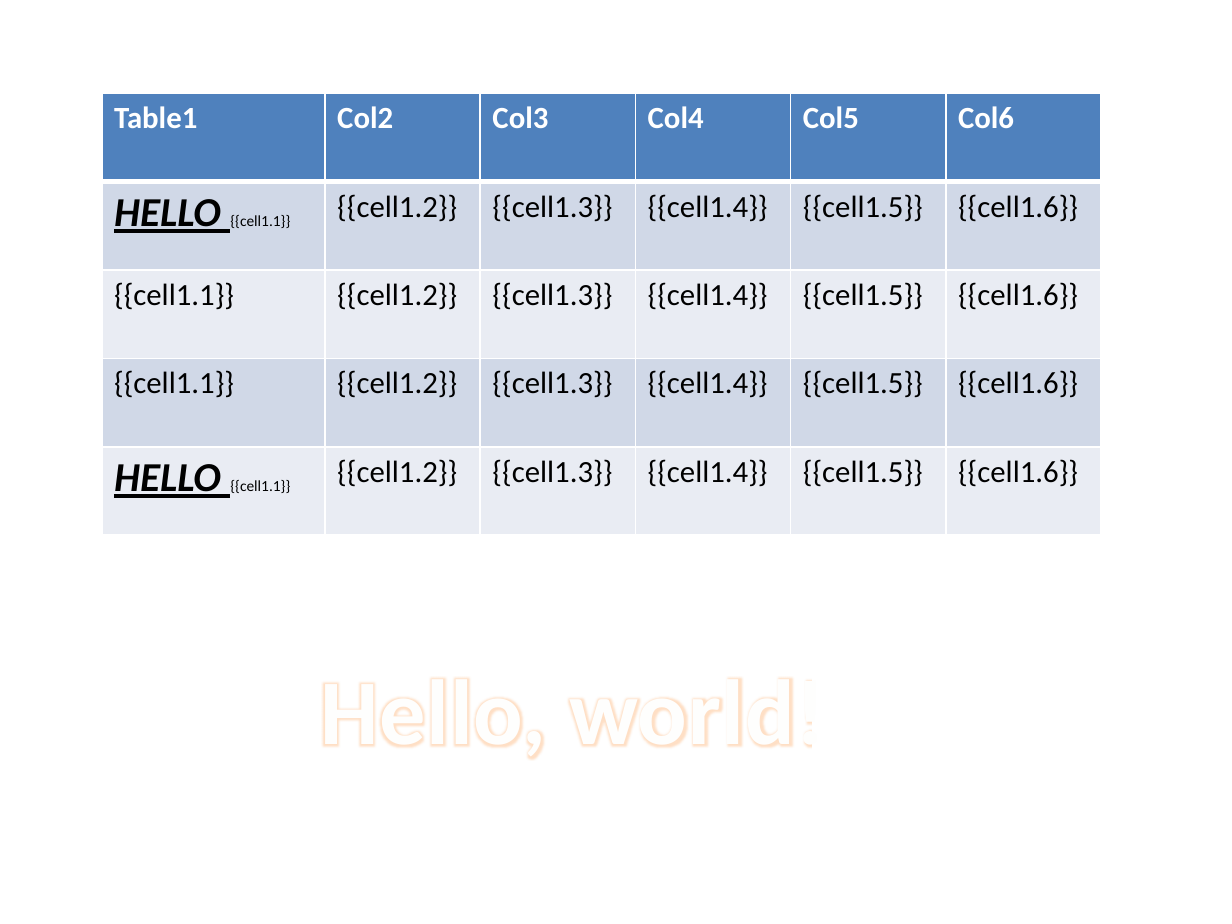
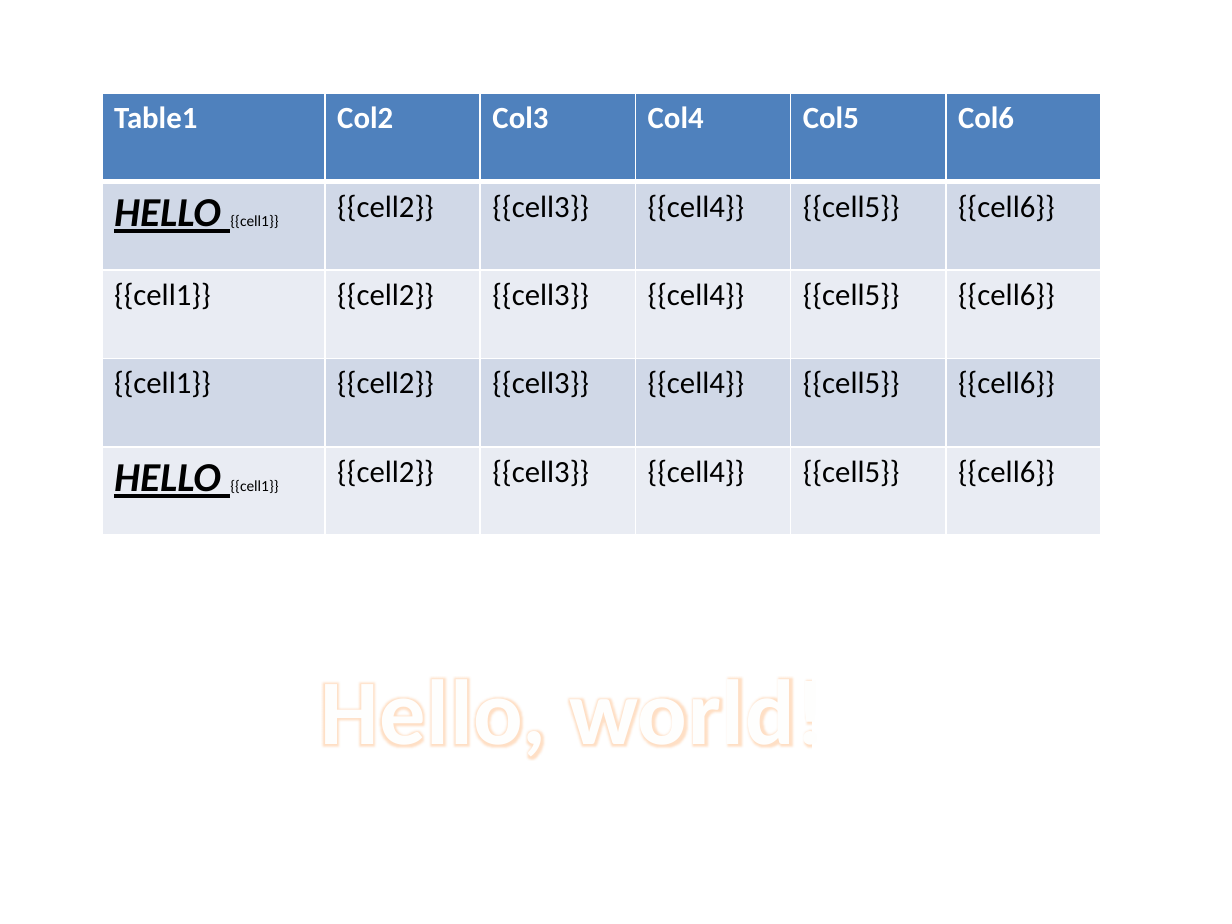
Before and after one commit to tkrotoff/PptxTemplater, a slide deck: slide 1 of PptxTemplater.Tests/files/ReplaceTablesInAllSlides.pptx. Drawn at 1232x924 pixels with LibreOffice and Linux fonts; fonts in the diff are those of the drawing. Boxes give left, top, right and bottom in pixels: in the first picture for what was removed or moved away, otherwise in the second. Text is boxed around its words. In the diff, an @@ line names an element or a change of style, - is before the commit and + after.

```diff
--- a/PptxTemplater.Tests/files/ReplaceTablesInAllSlides.pptx
+++ b/PptxTemplater.Tests/files/ReplaceTablesInAllSlides.pptx
@@ table at [102,94,1101,536] @@
-row 2: HELLO {{cell1.1}} | {{cell1.2}} | {{cell1.3}} | {{cell1.4}} | {{cell1.5}} | {{cell1.6}}
+row 2: HELLO {{cell1}} | {{cell2}} | {{cell3}} | {{cell4}} | {{cell5}} | {{cell6}}
-row 3: {{cell1.1}} | {{cell1.2}} | {{cell1.3}} | {{cell1.4}} | {{cell1.5}} | {{cell1.6}}
+row 3: {{cell1}} | {{cell2}} | {{cell3}} | {{cell4}} | {{cell5}} | {{cell6}}
-row 4: {{cell1.1}} | {{cell1.2}} | {{cell1.3}} | {{cell1.4}} | {{cell1.5}} | {{cell1.6}}
+row 4: {{cell1}} | {{cell2}} | {{cell3}} | {{cell4}} | {{cell5}} | {{cell6}}
-row 5: HELLO {{cell1.1}} | {{cell1.2}} | {{cell1.3}} | {{cell1.4}} | {{cell1.5}} | {{cell1.6}}
+row 5: HELLO {{cell1}} | {{cell2}} | {{cell3}} | {{cell4}} | {{cell5}} | {{cell6}}
```
Also in this commit, not shown: 1 other slide changed, 1 other file.
